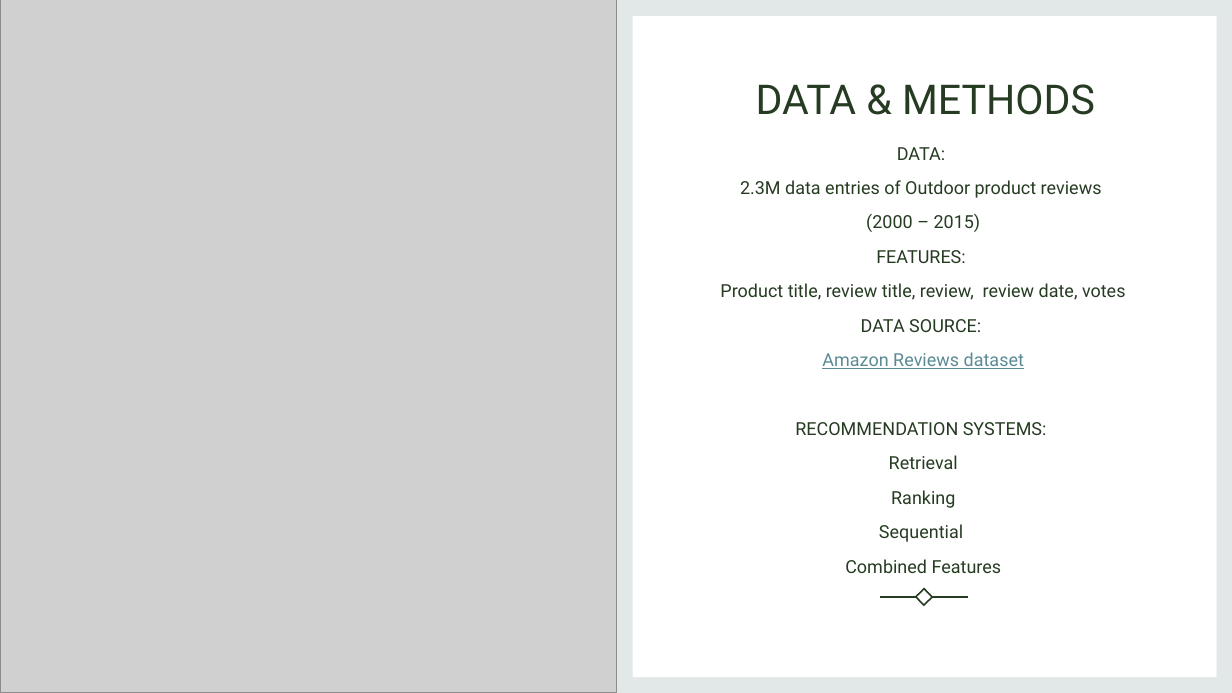
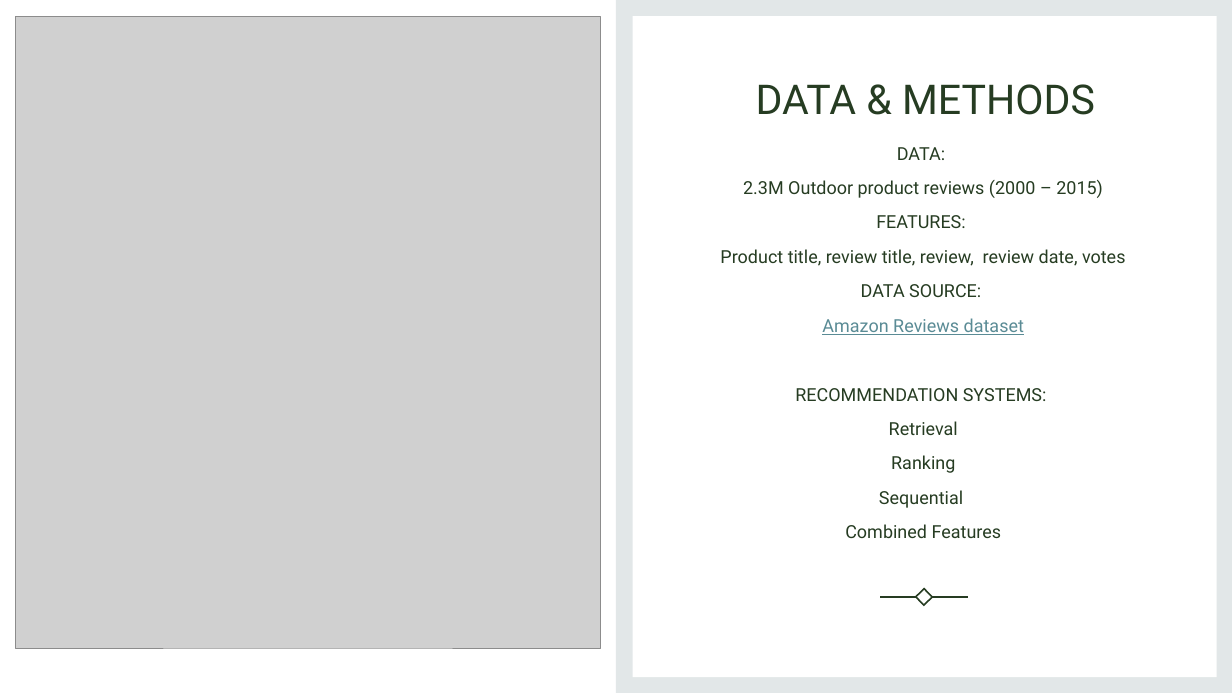
Before and after one commit to rusalka013/Amazon_Rec_Systems, a slide deck: slide 5 of Presentation1.pptx. Drawn at 1232x693 pixels with LibreOffice and Linux fonts; fonts in the diff are those of the drawing; grey boxes stand for pictures. Boxes give left, top, right and bottom in pixels: in the first picture for what was removed or moved away, otherwise in the second. Text is boxed around its words. In the diff, an @@ line names an element or a change of style, - is before the commit and + after.

```diff
--- a/Presentation1.pptx
+++ b/Presentation1.pptx
@@ picture: place and size @@
-picture at [0, 0, 616, 693]
+picture at [16, 17, 601, 648]
@@ text at [743, 180, 1103, 198]: text changed @@
-2.3M data entries of Outdoor product reviews
-(2000 – 2015)
+2.3M Outdoor product reviews (2000 – 2015)
```
Also in this commit, not shown: 6 other slides changed, 1 slide added, 1 slide removed, 2 other files.
